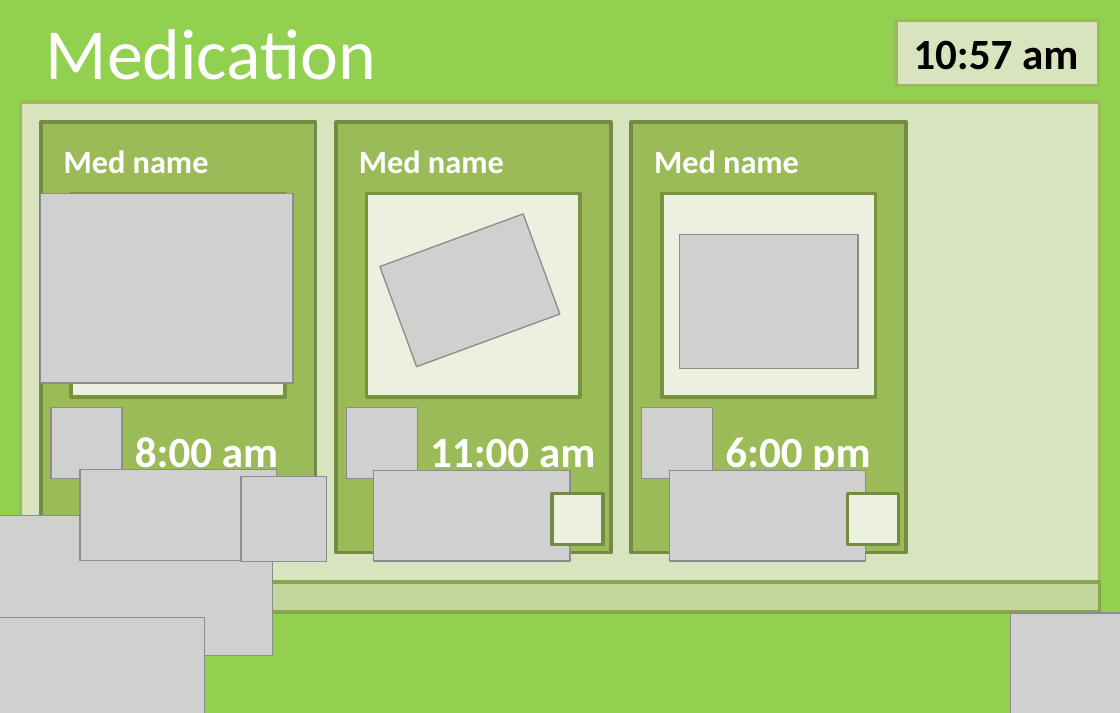
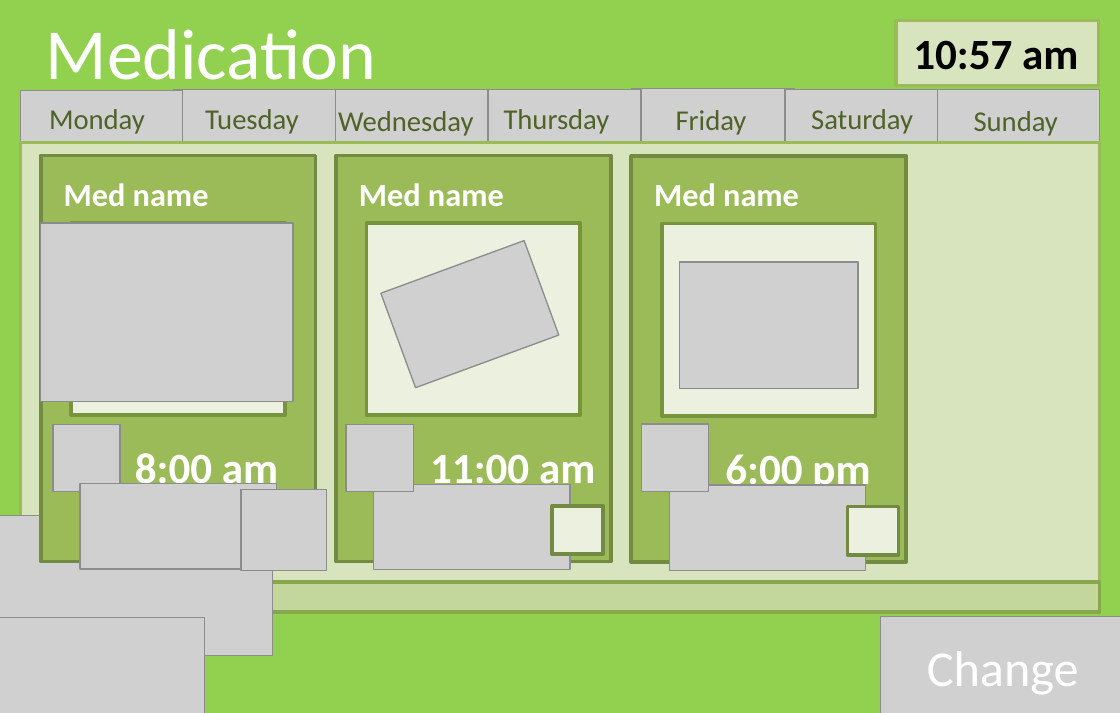
Before and after one commit to Gordo851/Design, a slide deck: slide 8 of story_board.pptx. Drawn at 1120x713 pixels with LibreOffice and Linux fonts; fonts in the diff are those of the drawing; grey boxes stand for pictures. Boxes give left, top, right and bottom in pixels: in the first picture for what was removed or moved away, otherwise in the second. Text is boxed around its words. In the diff, an @@ line names an element or a change of style, - is before the commit and + after.

```diff
--- a/story_board.pptx
+++ b/story_board.pptx
@@ group added at (21, 88, 1099, 189): 7 pictures @@
@@ text added at (49, 109, 145, 134), 16 pt, text #4F6228 @@
+Monday
@@ text added at (205, 109, 299, 134), 16 pt, text #4F6228 @@
+Tuesday
@@ text added at (338, 111, 473, 136), 16 pt, text #4F6228 @@
+Wednesday
@@ text added at (504, 109, 610, 134), 16 pt, text #4F6228 @@
+Thursday
@@ text added at (676, 110, 747, 135), 16 pt, text #4F6228 @@
+Friday
@@ text added at (811, 109, 913, 134), 16 pt, text #4F6228 @@
+Saturday
@@ text added at (974, 111, 1058, 136), 16 pt, text #4F6228 @@
+Sunday
@@ rectangle: place and size @@
-rectangle at (21, 102, 1101, 612)
+rectangle at (21, 142, 1101, 610)
@@ rectangle: place and size @@
-rectangle at (41, 122, 317, 552)
+rectangle at (41, 155, 317, 561)
@@ text "Med name": place and size @@
-text "Med name" at (64, 150, 209, 173)
+text "Med name" at (64, 183, 209, 206)
@@ rectangle: place and size @@
-rectangle at (336, 122, 612, 552)
+rectangle at (336, 155, 612, 561)
@@ text "Med name": place and size @@
-text "Med name" at (359, 150, 504, 173)
+text "Med name" at (359, 183, 504, 206)
@@ rectangle: place and size @@
-rectangle at (631, 122, 907, 552)
+rectangle at (631, 156, 907, 563)
@@ text "Med name": place and size @@
-text "Med name" at (654, 150, 799, 173)
+text "Med name" at (654, 183, 799, 206)
@@ picture: place and size @@
-picture at (41, 194, 294, 383)
+picture at (41, 222, 294, 401)
@@ rectangle: place and size @@
-rectangle at (71, 194, 285, 397)
+rectangle at (71, 222, 285, 415)
@@ rectangle: place and size @@
-rectangle at (367, 194, 581, 397)
+rectangle at (367, 222, 581, 415)
@@ rectangle: place and size @@
-rectangle at (662, 194, 876, 397)
+rectangle at (662, 224, 876, 416)
@@ picture: place and size @@
-picture at (380, 214, 559, 366)
+picture at (380, 241, 558, 388)
@@ picture: place and size @@
-picture at (680, 234, 859, 369)
+picture at (680, 263, 859, 389)
@@ picture: place and size @@
-picture at (50, 407, 122, 479)
+picture at (53, 424, 120, 491)
@@ picture: place and size @@
-picture at (347, 407, 418, 479)
+picture at (347, 424, 414, 491)
@@ picture: place and size @@
-picture at (641, 407, 713, 479)
+picture at (641, 424, 709, 491)
@@ picture: place and size @@
-picture at (80, 469, 277, 560)
+picture at (80, 484, 277, 569)
@@ picture: place and size @@
-picture at (241, 476, 326, 561)
+picture at (241, 490, 326, 570)
@@ picture: place and size @@
-picture at (374, 471, 570, 561)
+picture at (374, 485, 570, 570)
@@ rectangle: place and size @@
-rectangle at (552, 494, 603, 544)
+rectangle at (552, 506, 603, 554)
@@ picture: place and size @@
-picture at (670, 471, 867, 561)
+picture at (670, 485, 867, 570)
@@ 3 texts, 1 rectangle: place and size @@
-3 texts, 1 rectangle at (135, 431, 899, 544)
+3 texts, 1 rectangle at (135, 448, 899, 555)
@@ picture added at (881, 617, 1120, 713) @@
@@ picture removed at (1010, 613, 1120, 713) @@
@@ text added at (927, 651, 1079, 694), 28 pt, text #FFFFFF @@
+Change
```
Also in this commit, not shown: 6 other slides changed, 3 slides added, 1 slide removed.
